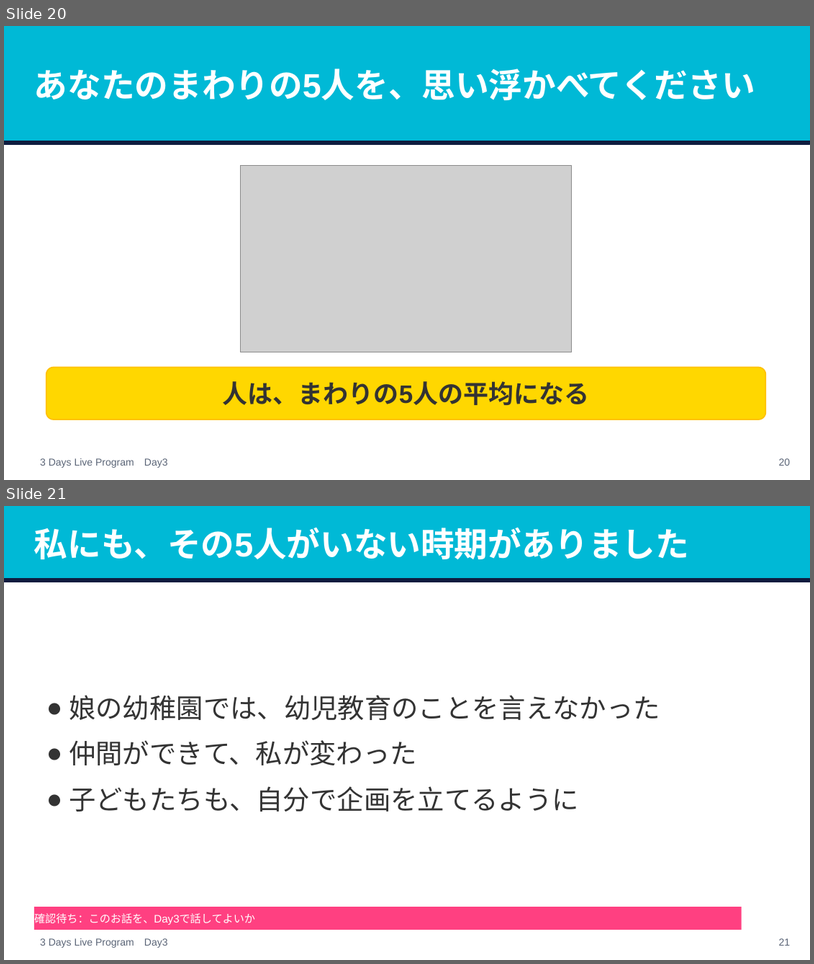
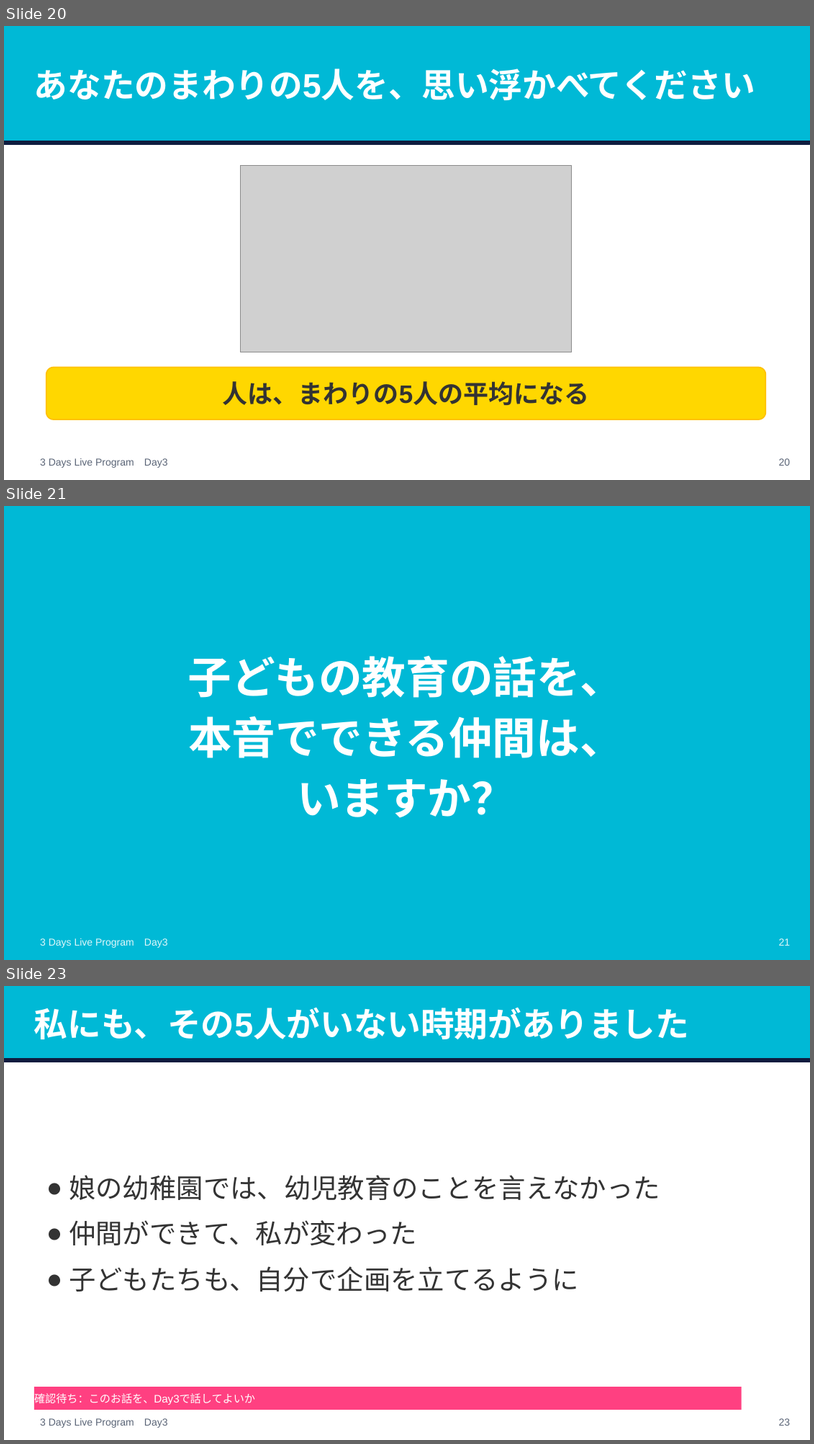
Before and after one commit to tanakayuc/static-pages, a slide deck: pigmarion-homeinter-3days-live/day3/v2/homeinter-day3-v2.pptx. Shown one above the other, each under a label of ours: slides 20 and 21 before the commit, slides 20, 21 and 23 after it; the slides between them are not shown. The pictures are 814x964 and 814x1444 pixels, drawn with LibreOffice and Linux fonts; fonts in the diff are those of the drawing; grey boxes stand for pictures. Boxes give left, top, right and bottom in pixels: in the first picture for what was removed or moved away, otherwise in the second. Text is boxed around its words. In the diff, an @@ line names an element or a change of style, - is before the commit and + after.

Commit message:
pigmarion-homeinter-3days-live: Day2・Day3で3つの鍵の図に吹き出しを足し、Day3に仲間の話とフックの3枚を足した（田中さんの指示）

```diff
--- a/pigmarion-homeinter-3days-live/day3/v2/homeinter-day3-v2.pptx
+++ b/pigmarion-homeinter-3days-live/day3/v2/homeinter-day3-v2.pptx
@@ slide 21 added at (4,506,810,960), background #00B9D6 @@
@@ text added at (188,655,624,818), 52 pt, text #FFFFFF, bold @@
+子どもの教育の話を、
+本音でできる仲間は、
+いますか？
@@ text added at (40,938,168,947), 12 pt, text #E0F7FA @@
+3 Days Live Program Day3
@@ page number added at (779,938,791,945), 12 pt, text #E0F7FA @@
+21
@@ what was slide 21 is now slide 23 @@
@@ page number at (779,1418,791,1425): text changed @@
-21
+23
```
Also in this commit, not shown: 4 slides changed, 3 other slides added, 1 slide removed, 35 other files.
